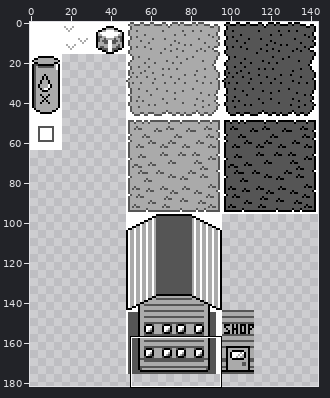
Sprite sheet: Assets/tileset.png. The first picture is a wide view before the edit; the outline marks the close-up.
Close-up. Earlier state:
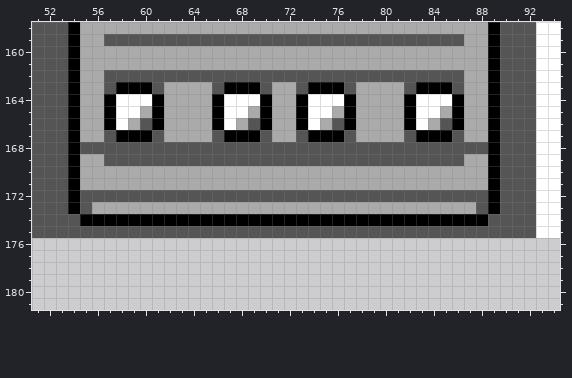
The file is 144x192 pixels. Shown: x 51..94, y 158..181. The wide view leaves out empty margins.
Now the later version:
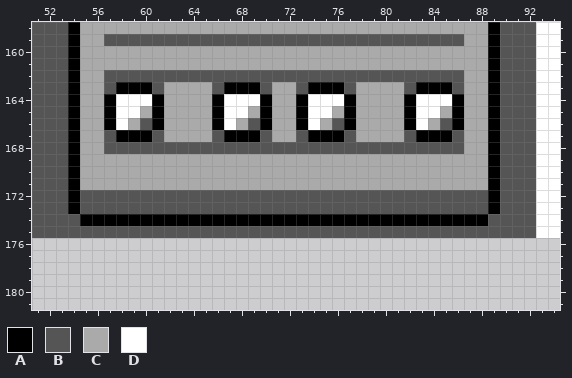
Palette (. is transparent): A #000000  B #555555  C #aaaaaa  D #ffffff
From the commit log: make map a bit nicer
From old to new:
Colour C becomes colour B in row 173 at x 56 to 87.
Colour B becomes colour C in row 168 at x 55 to 56 and 87 to 88; in row 169 at x 57 to 86.
Where, in picture pixels (left, top, right, bottom), the same in both close-ups:
changed: (80, 142, 488, 166)
changed: (92, 202, 476, 214)
